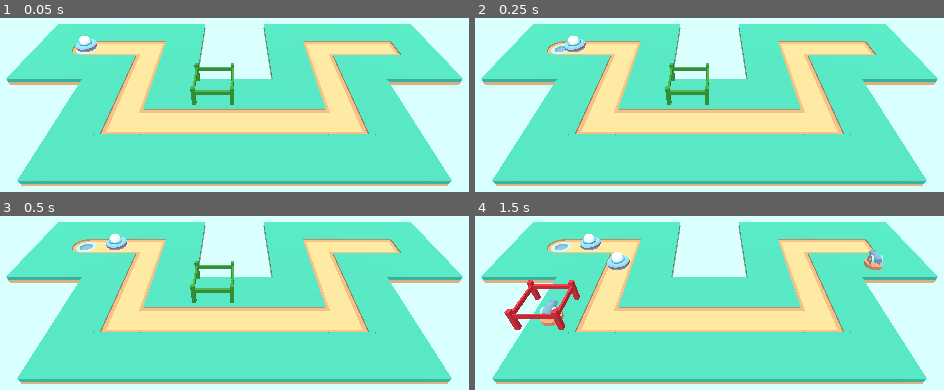
Above: before the commit, frames 1-4 (two rows, left to right).
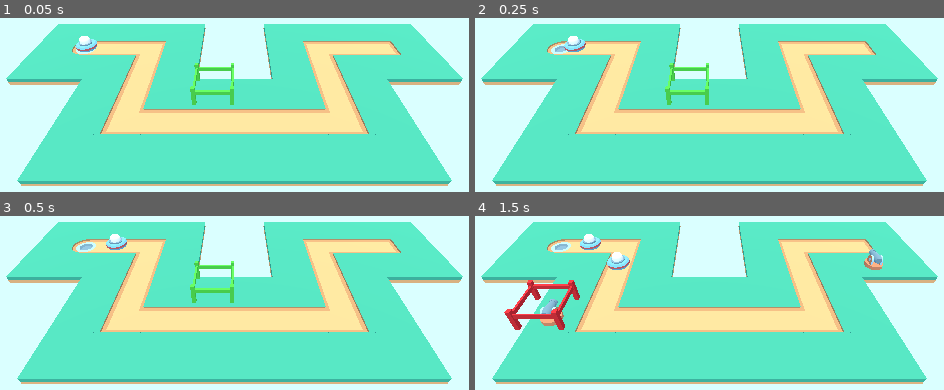
Above: after the commit, the same moments.

Repository: pacotoh/tower-defense
Game: Godot game, scene res://scenes/world.tscn
Same seed, same stepped clock (60 frames per second), same inputs: the game is played once before the commit and once after it.
Inputs (mouse positions are in pixels of both pictures, inside the frame that each line leads up to):
- Up to frame 1 (0.05 s): no input
- Up to frame 2 (0.25 s): no input
- Up to frame 3 (0.5 s): no input
- Up to frame 4 (1.5 s): tap Enter at 0.5 s; move the mouse to (883, 261) at 0.52 s; click (883, 261) at 0.6 s; move the mouse to (550, 306) at 1.27 s; click (550, 306) at 1.35 s

The runs differ from the first frame. In frame 1, 0.8% of the frame differs, in the area x 40-50%, y 25-50%; in frame 2, 0.8%; in frame 3, 0.8%; in frame 4, nothing differs.

Commit message:
Indicator color var

Diff:
--- a/assets/materials/green.tres
+++ b/assets/materials/green.tres
@@ -1,6 +1,6 @@
 [gd_resource type="StandardMaterial3D" format=3 uid="uid://bmigxqnddinb0"]
 
 [resource]
-albedo_color = Color(0.231466, 0.563672, 0.190499, 1)
+albedo_color = Color(0.324013, 0.818116, 0.262751, 1)
 emission = Color(1, 1, 1, 1)
 emission_energy_multiplier = 0.31
--- a/scripts/world.gd
+++ b/scripts/world.gd
@@ -5,6 +5,9 @@
 @onready var cam: Camera3D = $Camera3D
 @onready var indicator: MeshInstance3D = $Indicator
 @export var env_color: Color
+
+@onready var green_indicator: Material = load("res://assets/materials/green.tres")
+@onready var red_indicator: Material = load("res://assets/materials/red.tres")
 
 var enemies_to_spawn: int = 3
 var can_spawn: bool = true
@@ -33,14 +36,14 @@
 		var collider: CollisionObject3D = ray_result.get("collider")
 		indicator.global_position = collider.global_position + Vector3(0, 0.2, 0)
 		if collider.is_in_group("Empty"):
-			indicator.set_surface_override_material(0, load("res://assets/materials/green.tres"))
+			indicator.set_surface_override_material(0, green_indicator)
 			if Input.is_action_just_pressed("left_click"):
 				# cannon instance
 				var temp_cannon: StaticBody3D = cannon.instantiate()
 				add_child(temp_cannon)
 				temp_cannon.global_position = indicator.global_position
 		else:
-			indicator.set_surface_override_material(0, load("res://assets/materials/red.tres"))
+			indicator.set_surface_override_material(0, red_indicator)
 	else:
 		indicator.visible = false
 
